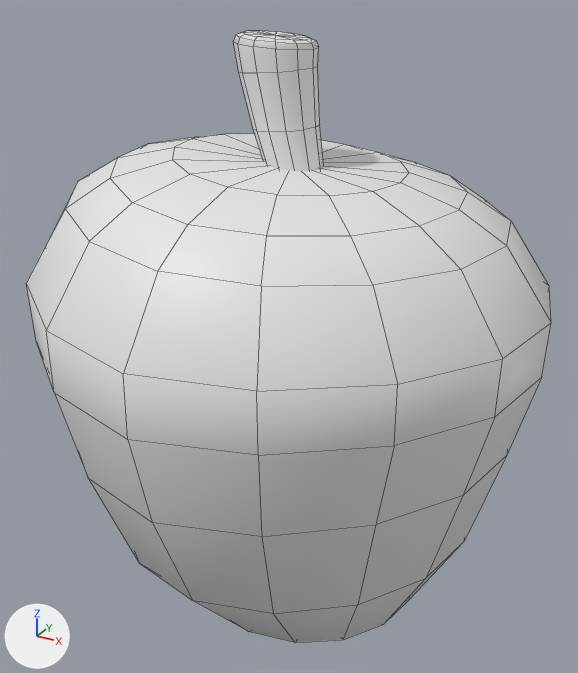
A saved change to the FBX model Assets/2_Art/Models/Interactable/Items/Strawberry_01_C_001.fbx.
Before and after are seen from a 50 mm lens placed at (0.158, -0.28, 0.278), pointed at (0.002, 0.002, 0.137). Every picture has the same lights, and +X, +Y and +Z are marked at lower left. Mesh edges are drawn as thin lines. Where no turn or scale is listed for an object, it has been applied to the vertices.

Objects in the first picture: 'Strawberry_01_C_001'.
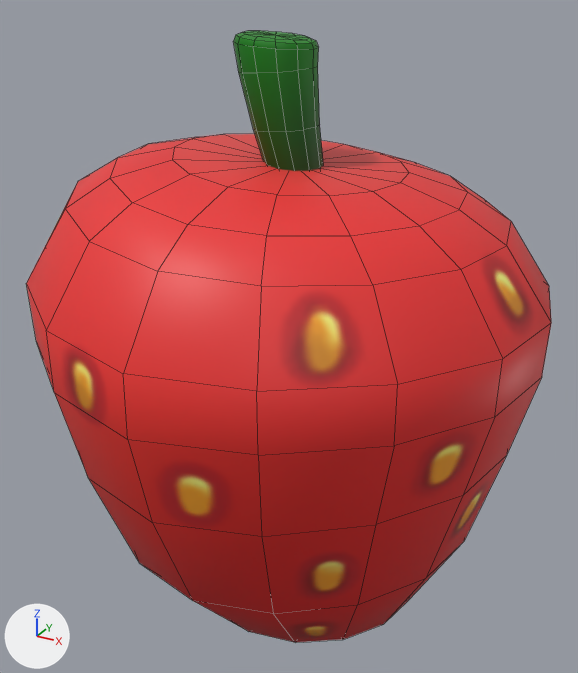
The edits, one by one:
Picture 'HP_Book_Strawberry.png' (img_hp_book_strawberry_png) is new.
Material 'HP_Book_StrawBerry' (mat_hp_book_strawberry) is new.
Its texture is img_hp_book_strawberry_png.
me_mesh has 219 vertices, 232 faces and spans x -0.109..0.109, y -0.108..0.108, z -0.133..0.133.
me_mesh no longer uses material mat_openpbr_shader1 (white #e7e7e7).
me_mesh now uses material mat_hp_book_strawberry (picture img_hp_book_strawberry_png).

What differs and where, as boxes (x1, y1, x2, y2) in the pictures (578 x 673 px):
'Strawberry_01_C_001', recoloured (white to red)
    both: (26, 31, 551, 642)
